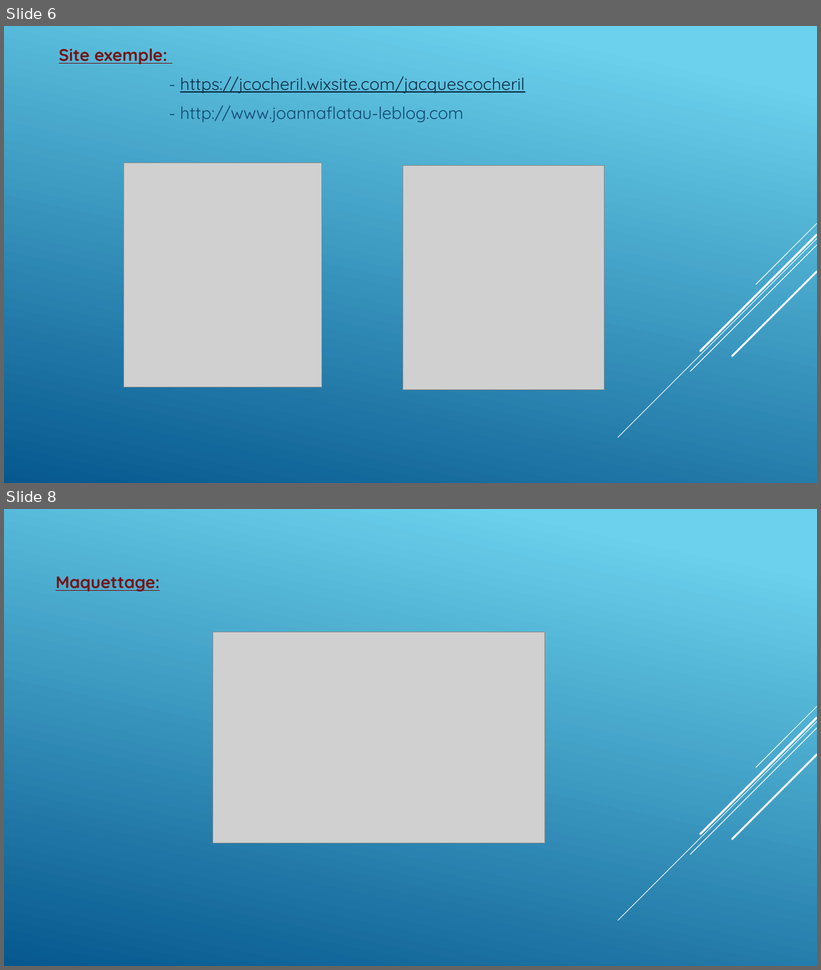
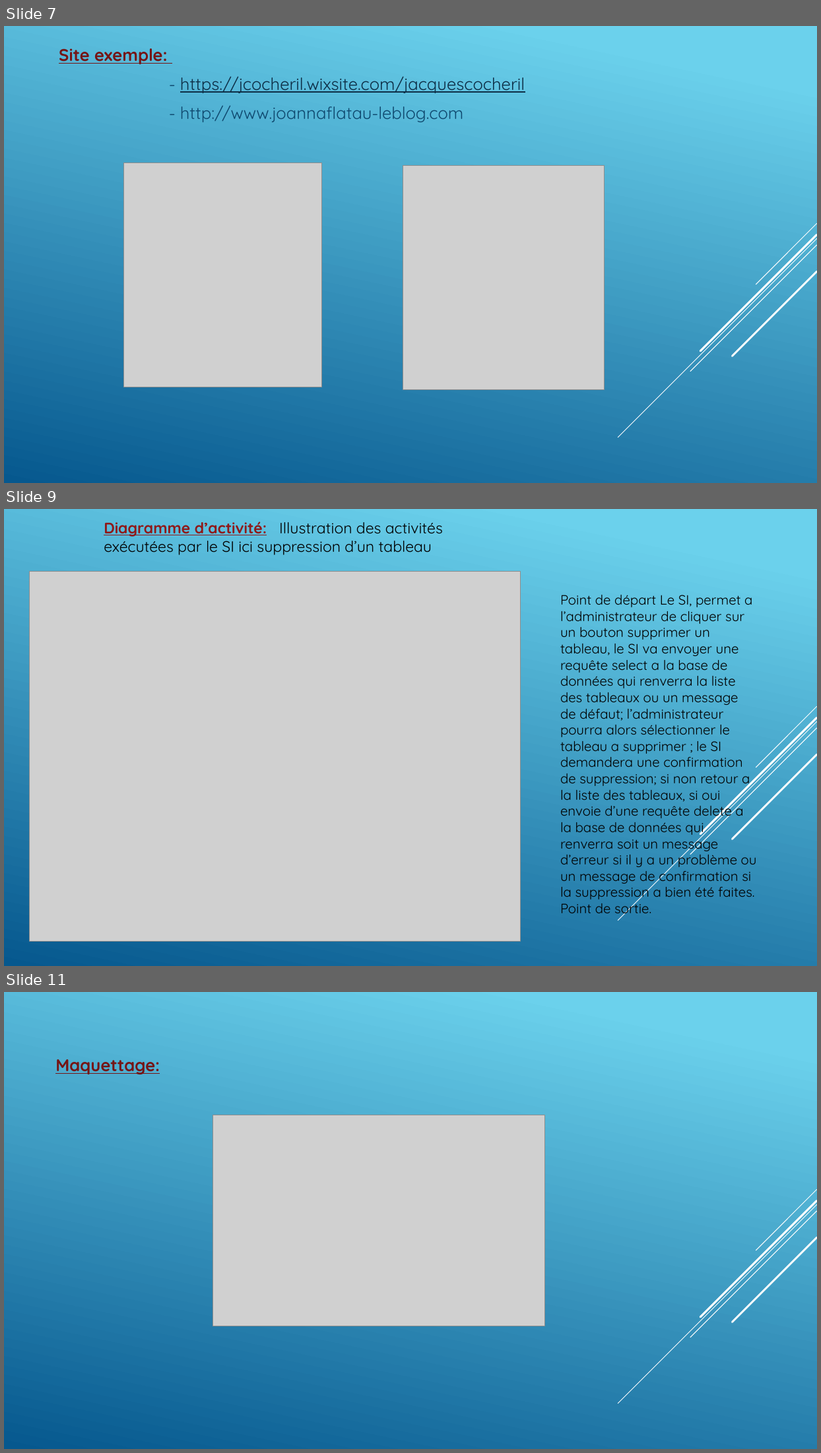
Before and after one commit to GillesP-dev/FilRouge, a slide deck: CDC/L_artiste.pptx. Shown one above the other, each under a label of ours: slides 6 and 8 before the commit, slides 7, 9 and 11 after it; the slides between them are not shown. The pictures are 821x970 and 821x1453 pixels, drawn with LibreOffice and Linux fonts; fonts in the diff are those of the drawing; grey boxes stand for pictures. Boxes give left, top, right and bottom in pixels: in the first picture for what was removed or moved away, otherwise in the second. Text is boxed around its words. In the diff, an @@ line names an element or a change of style, - is before the commit and + after.

```diff
--- a/CDC/L_artiste.pptx
+++ b/CDC/L_artiste.pptx
@@ slide 9 added at box(4, 509, 817, 966), background gradient #6ED2EB to #06588E; not listed: 5 template elements that a slide beside it also shows @@
@@ text added at box(104, 522, 443, 555), 18 pt, text #000000 @@
+Diagramme d’activité: Illustration des activités exécutées par le SI ici suppression d’un tableau
@@ picture added at box(29, 572, 521, 941) @@
@@ text added at box(560, 595, 757, 917), 16 pt, text #000000 @@
+Point de départ Le SI, permet a l’administrateur de cliquer sur un bouton supprimer un tableau, le SI va envoyer une requête select a la base de données qui renverra la liste des tableaux ou un message de défaut; l’administrateur pourra alors sélectionner le tableau a supprimer ; le SI demandera une confirmation de suppression; si non retour a la liste des tableaux, si oui envoie d’une requête delete a la base de données qui renverra soit un message d’erreur si il y a un problème ou un message de confirmation si la suppression a bien été faites. Point de sortie.
@@ what was slide 6 is now slide 7 @@
@@ what was slide 8 is now slide 11 @@
```
Also in this commit, not shown: 3 slides changed, 6 other slides added, 5 other files.
